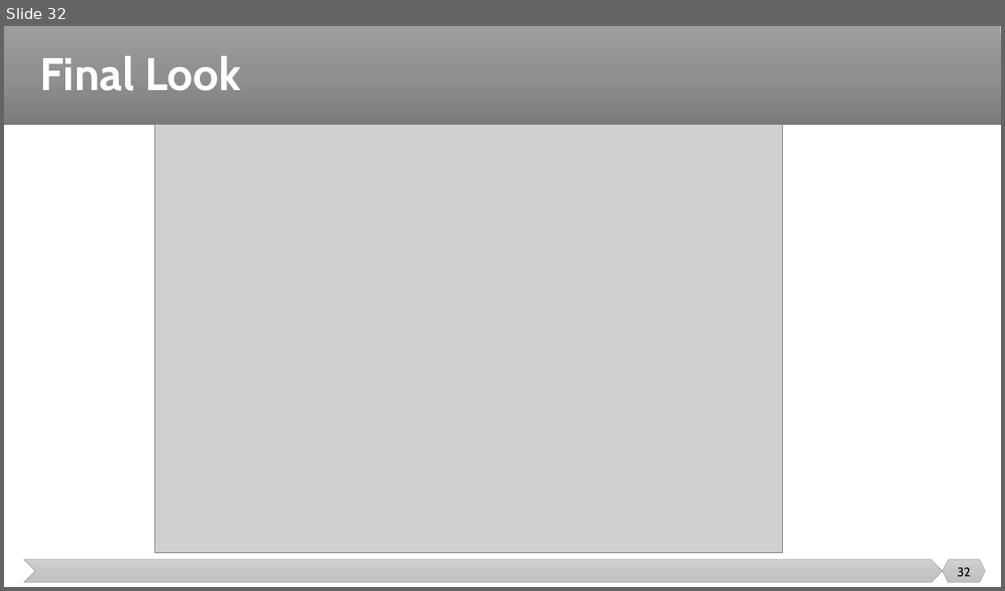
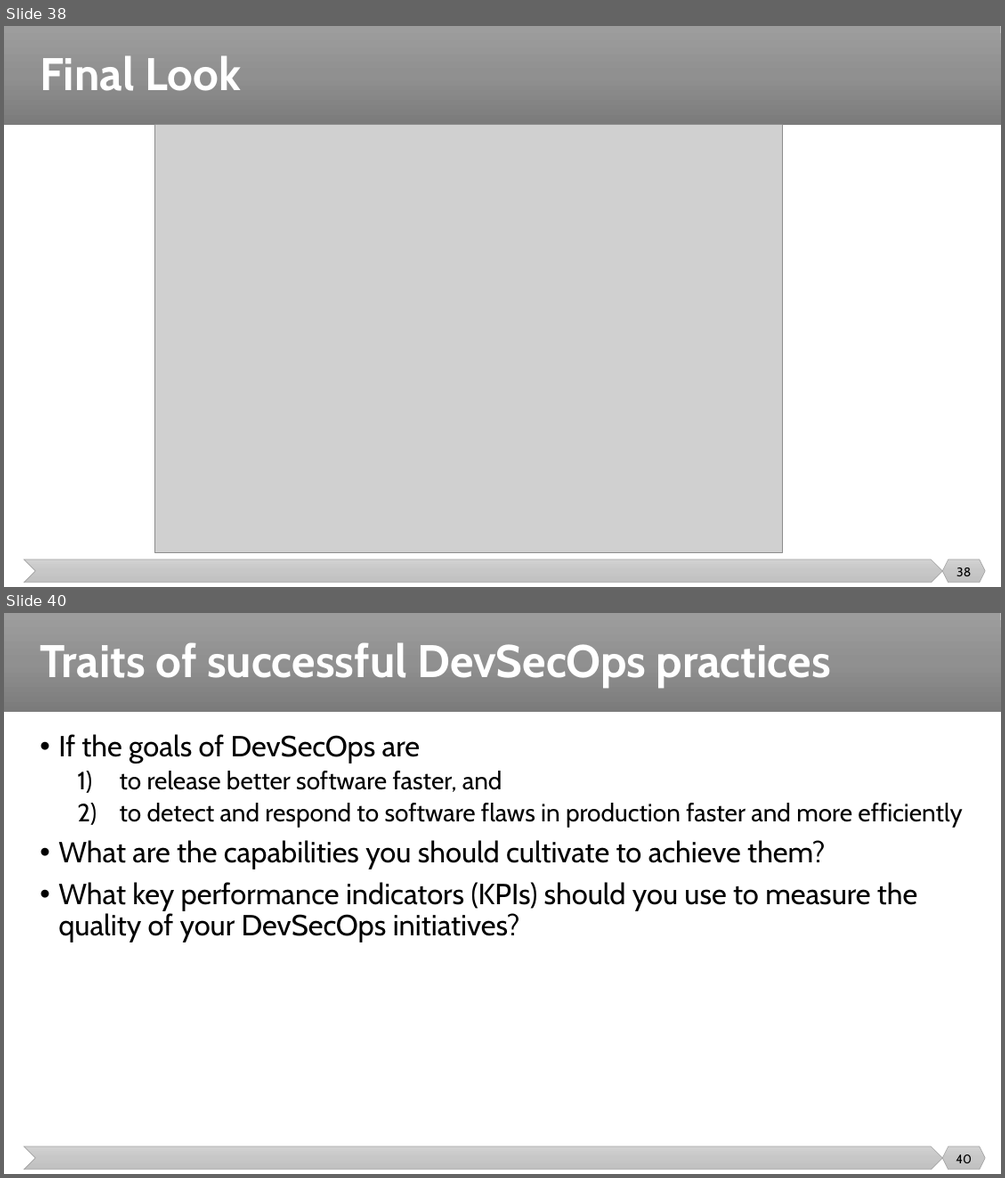
Before and after one commit to malenezi/malenezi, a slide deck: SE489/Lectures/9-DevSecOps/DevSecOps.pptx. Shown one above the other, each under a label of ours: slide 32 before the commit, slides 38 and 40 after it; the slides between them are not shown. The pictures are 1005x591 and 1005x1178 pixels, drawn with LibreOffice and Linux fonts; fonts in the diff are those of the drawing; grey boxes stand for pictures. Boxes give left, top, right and bottom in pixels: in the first picture for what was removed or moved away, otherwise in the second. Text is boxed around its words. In the diff, an @@ line names an element or a change of style, - is before the commit and + after.

```diff
--- a/SE489/Lectures/9-DevSecOps/DevSecOps.pptx
+++ b/SE489/Lectures/9-DevSecOps/DevSecOps.pptx
@@ slide 40 added at (x1=4, y1=613, x2=1001, y2=1174), background #FFFFFF; not listed: 3 template elements that a slide beside it also shows @@
@@ title added at (x1=40, y1=642, x2=831, y2=687), 44 pt, text #FFFFFF, bold @@
+Traits of successful DevSecOps practices
@@ text added at (x1=58, y1=734, x2=962, y2=942), 28 pt, text #000000 @@
+• If the goals of DevSecOps are
+  1) to release better software faster, and
+  2) to detect and respond to software flaws in production faster and more efficiently
+• What are the capabilities you should cultivate to achieve them?
+• What key performance indicators (KPIs) should you use to measure the quality of your DevSecOps initiatives?
@@ page number added at (x1=955, y1=1154, x2=971, y2=1163), 12 pt, text #000000 @@
+40
@@ what was slide 32 is now slide 38 @@
@@ page number at (x1=956, y1=567, x2=971, y2=576): text changed @@
-32
+38
```
Also in this commit, not shown: 1 slide changed, 11 other slides added, 1 other file.
